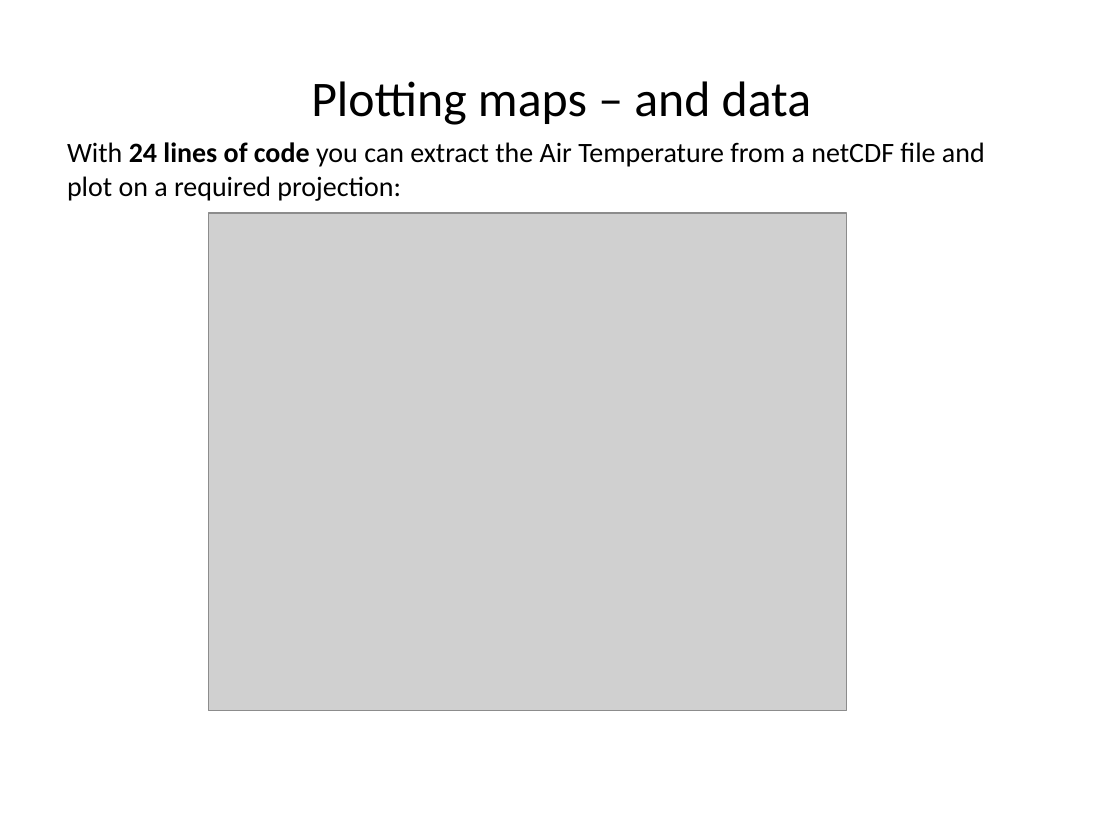
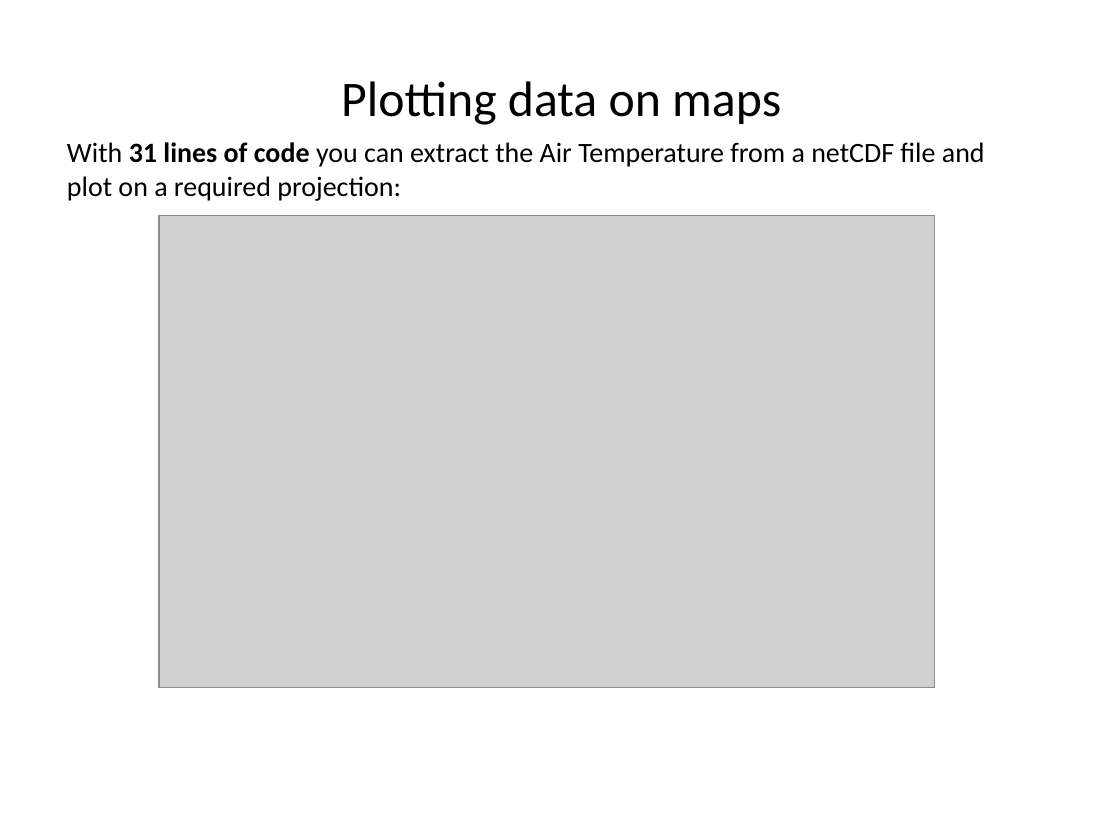
Before and after one commit to ncasuk/ncas-isc, a slide deck: slide 24 of python/presentations/visualisation/matplotlib_and_cartopy.pptx. Drawn at 1120x840 pixels with LibreOffice and Linux fonts; fonts in the diff are those of the drawing; grey boxes stand for pictures; background and template pictures are left out. Boxes give left, top, right and bottom in pixels: in the first picture for what was removed or moved away, otherwise in the second. Text is boxed around its words. In the diff, an @@ line names an element or a change of style, - is before the commit and + after.

```diff
--- a/python/presentations/visualisation/matplotlib_and_cartopy.pptx
+++ b/python/presentations/visualisation/matplotlib_and_cartopy.pptx
@@ text at [341,81,781,125]: text changed @@
-Plotting maps – and data
+Plotting data on maps
@@ text at [67,142,985,201]: text changed @@
-With 24 lines of code you can extract the Air Temperature from a netCDF file and plot on a required projection:
+With 31 lines of code you can extract the Air Temperature from a netCDF file and plot on a required projection:
@@ picture: place and size @@
-picture at [208,213,847,711]
+picture at [159,215,935,688]
```
Also in this commit, not shown: 4 other slides changed, 2 slides added, 4 other files.
